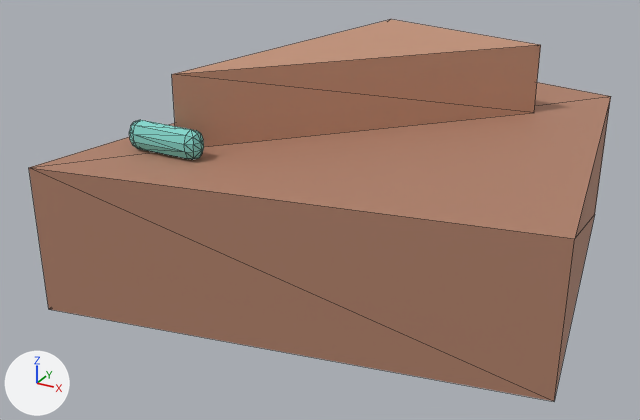
An edit to the glTF model game/assets/models/sod_shade_raider.glb, drawn before and after from the same camera.
Both versions are drawn from a 50 mm camera at (0.507, -1.083, 0.591) aimed at (-0.053, -0.065, 0.082). Arrows for +X, +Y and +Z are at lower left; the lights stay in place. The older version comes first. Mesh edges are drawn as thin lines. Vertices at exactly the same position are counted once.

The scene before the commit, as lines of its bpy script (objects in view):
```python
me_body_001 = bpy.data.meshes.new('body.001')
me_body_001.from_pydata(...)  # 62 vertices, 112 faces; spans x -0.3..0.34, y -0.36..0.38, z 0.0..0.3
# faces by material slot: [12, 8, 92]
me_body_001.materials.append(mat_rust_0_0)  # brown #b6866f
me_body_001.materials.append(mat_rustp_0_0)  # brown #cb997e
me_body_001.materials.append(mat_teal_0_0)  # cyan #86dad0
ob_sod_shade_raider = bpy.data.objects.new('sod_shade_raider', me_body_001)
ob_sod_shade_raider.location = (0.0, 0.0, 0.0)
```
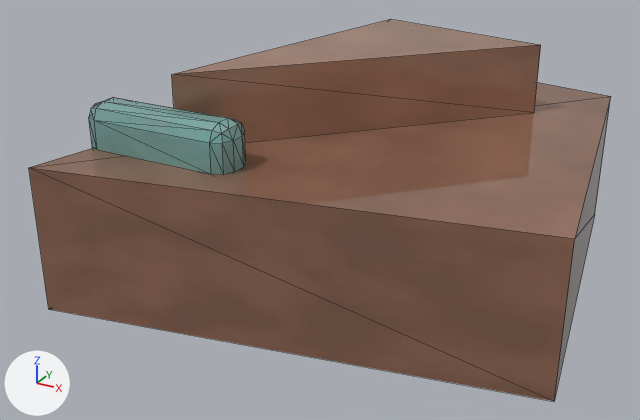
The change, as a list of edits to the scene's bpy script:
```text
Add img_sod_shade_raider_rough:
    img_sod_shade_raider_rough = load_image('sod_shade_raider_rough', '_unpacked/sod_shade_raider_rough', 1024, 1024, 'Non-Color')
Add img_sod_shade_raider_diff:
    img_sod_shade_raider_diff = load_image('sod_shade_raider_diff', '_unpacked/sod_shade_raider_diff', 1024, 1024, 'sRGB')
Add mat_sod_shade_raider_baked:
    mat_sod_shade_raider_baked = bpy.data.materials.new('sod_shade_raider_baked')
    # uses the picture img_sod_shade_raider_diff
    # uses the picture img_sod_shade_raider_rough
Change me_body_001:
    used by ob_sod_shade_raider; location = (0.0, 0.0, 0.0)
    remove me_body_001.from_pydata(...)  # 62 vertices, 112 faces; spans x -0.3..0.34, y -0.36..0.38, z 0.0..0.3
    remove me_body_001.materials.append(mat_teal_0_0)  # cyan #86dad0
    add me_body_001.from_pydata(...)  # 70 vertices, 128 faces; spans x -0.3..0.34, y -0.36..0.38, z 0.0..0.3
    me_body_001 part 1: a new loose piece of 56 vertices spanning x -0.29..-0.07, y -0.27..-0.21, z 0.18..0.26, in mat_sod_shade_raider_baked
    me_body_001 part 2: the loose piece of 48 vertices spanning x -0.235..-0.125, y -0.255..-0.225, z 0.2..0.24 is deleted
    me_body_001 part 3: 12 faces spanning x -0.3..0.34, y -0.36..0.38, z 0.0..0.2 switch from mat_rust_0_0 (brown #b6866f) to mat_sod_shade_raider_baked
    me_body_001 part 4: 8 faces spanning x -0.18..0.18, y -0.22..0.22, z 0.2..0.3 switch from mat_rustp_0_0 (brown #cb997e) to mat_sod_shade_raider_baked
```

Where the change shows, as pixel boxes [x1, y1, x2, y2] in the pictures (640 x 420 px):
part 1 of me_body_001, added (cyan)
    after: [89, 97, 246, 175]
part 2 of me_body_001, deleted (cyan)
    before: [129, 120, 204, 160]
part 3 of me_body_001, recoloured (darker)
    both: [29, 82, 611, 401]
part 4 of me_body_001, recoloured (darker)
    both: [172, 19, 541, 143]
